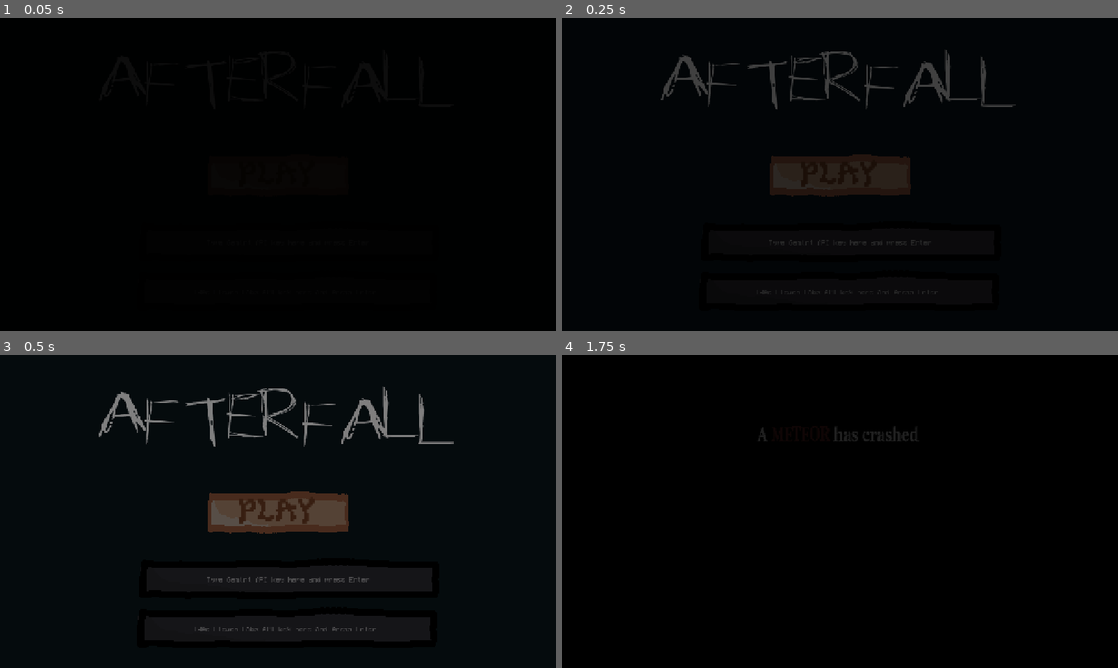
Above: before the commit, frames 1-4 (two rows, left to right).
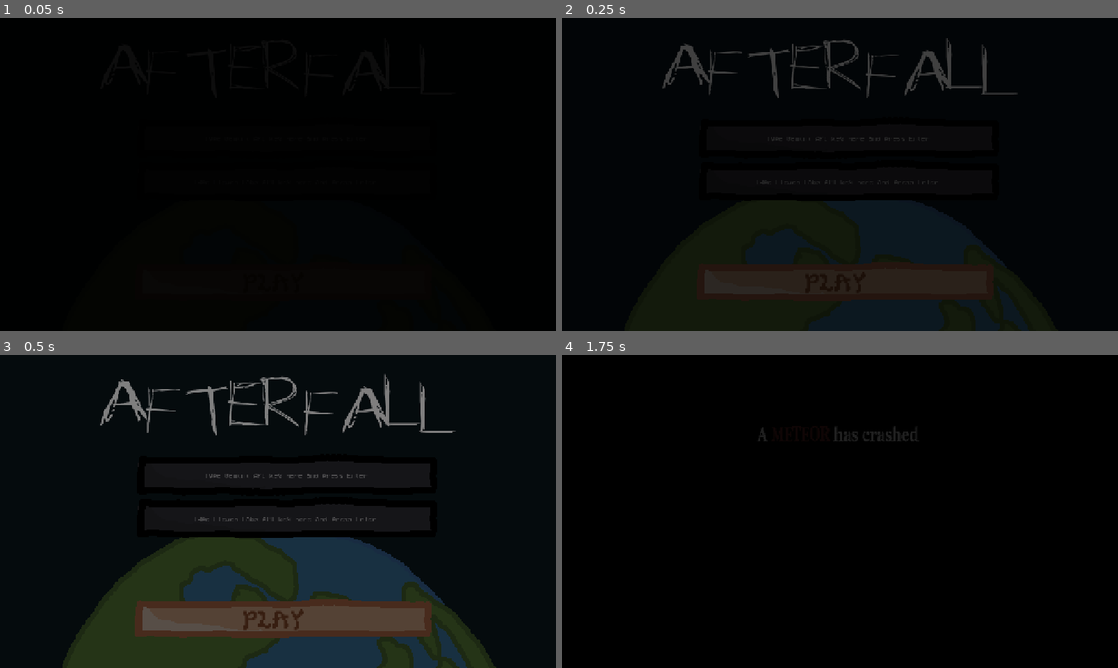
Above: after the commit, the same moments.

Repository: Caz080/AfterFall
Game: Godot game, scene res://Assets/Scenes/main.tscn
The game is run twice, just before and just after one commit, with the same random seed, the same clock (stepped at 60 frames per second) and the same inputs.
Inputs:
- Up to frame 1 (0.05 s): no input
- Up to frame 2 (0.25 s): no input
- Up to frame 3 (0.5 s): no input
- Up to frame 4 (1.75 s): click "PLAY" at 0.5 s; click "PLAY" at 1.25 s

The runs differ from the first frame. In frame 2, 18% of the frame differs, in the area x 17-84%, y 6-100%; in frame 3, 31%, in the area x 11-90%, y 6-100%; in frame 4, nothing differs.

Commit message:
earth title screen

Diff:
--- a/projectreal/Assets/Scenes/main.tscn
+++ b/projectreal/Assets/Scenes/main.tscn
@@ -2,11 +2,13 @@
 
 [ext_resource type="FontFile" uid="uid://dp7prcmlsouim" path="res://Assets/Fonts/KiwiSoda.ttf" id="1_l26l0"]
 [ext_resource type="Script" uid="uid://bh4gsv8heeoy5" path="res://Assets/Scenes/titleScreenScript.gd" id="1_rvsrt"]
+[ext_resource type="Texture2D" uid="uid://dkvgkl6qlpduh" path="res://Assets/Sprites/Sprite-Earth.png" id="2_f8o6k"]
 [ext_resource type="Texture2D" uid="uid://dbwfi6k2r00ss" path="res://Assets/Sprites/blackScreen.png" id="2_qplxx"]
 [ext_resource type="FontFile" uid="uid://dujgi3xr0q1uh" path="res://Assets/Fonts/Slender by Simoncho Design.ttf" id="2_rvsrt"]
 [ext_resource type="FontFile" uid="uid://clp4rnceqgjkk" path="res://Assets/Fonts/VCR_OSD_MONO_1.001.ttf" id="4_acsc0"]
 [ext_resource type="Texture2D" uid="uid://lj4l4q3uatic" path="res://Assets/Sprites/Sprite-textbox.png" id="4_rvsrt"]
 [ext_resource type="Texture2D" uid="uid://bnb53h6nnr2pd" path="res://Assets/Sprites/playbutton.png" id="5_acsc0"]
+[ext_resource type="Texture2D" uid="uid://bga8hlbfpr55w" path="res://Assets/Sprites/playbuttonhover.png" id="7_4357x"]
 
 [sub_resource type="StyleBoxEmpty" id="StyleBoxEmpty_nacht"]
 
@@ -28,15 +30,20 @@
 grow_vertical = 2
 color = Color(0.04203315, 0.084174566, 0.1061387, 1)
 
+[node name="SpriteEarth" type="Sprite2D" parent="." unique_id=2101663491]
+position = Vector2(641, 876)
+scale = Vector2(2.07, 2.07)
+texture = ExtResource("2_f8o6k")
+
 [node name="RichTextLabel" type="RichTextLabel" parent="." unique_id=1422077399]
 layout_mode = 1
 anchors_preset = 5
 anchor_left = 0.5
 anchor_right = 0.5
-offset_left = -569.0
-offset_top = 36.0
-offset_right = 569.0
-offset_bottom = 259.0
+offset_left = -566.0
+offset_top = 9.0
+offset_right = 572.0
+offset_bottom = 232.0
 grow_horizontal = 2
 theme_override_fonts/normal_font = ExtResource("2_rvsrt")
 theme_override_font_sizes/normal_font_size = 150
@@ -46,7 +53,7 @@
 vertical_alignment = 1
 
 [node name="GeminiKey" type="Sprite2D" parent="." unique_id=1694498176]
-position = Vector2(665, 513)
+position = Vector2(660, 274)
 texture = ExtResource("4_rvsrt")
 
 [node name="LineEdit" type="LineEdit" parent="GeminiKey" unique_id=196484866]
@@ -66,7 +73,7 @@
 alignment = 1
 
 [node name="ElevenLabKey" type="Sprite2D" parent="." unique_id=961137167]
-position = Vector2(660, 626)
+position = Vector2(660, 373)
 texture = ExtResource("4_rvsrt")
 
 [node name="LineEdit" type="LineEdit" parent="ElevenLabKey" unique_id=843769624]
@@ -92,13 +99,15 @@
 anchor_top = 0.5
 anchor_right = 0.5
 anchor_bottom = 0.5
-offset_left = -164.0
-offset_top = -51.0
-offset_right = 164.0
-offset_bottom = 51.0
+offset_left = -335.0
+offset_top = 197.0
+offset_right = 357.0
+offset_bottom = 292.0
 grow_horizontal = 2
 grow_vertical = 2
 texture_normal = ExtResource("5_acsc0")
+texture_pressed = ExtResource("7_4357x")
+texture_hover = ExtResource("7_4357x")
 ignore_texture_size = true
 stretch_mode = 0
 
@@ -109,15 +118,15 @@
 anchor_top = 0.5
 anchor_right = 0.5
 anchor_bottom = 0.5
-offset_left = -89.0
-offset_top = -39.0
-offset_right = 89.0
-offset_bottom = 39.0
+offset_left = -90.0
+offset_top = -24.5
+offset_right = 88.0
+offset_bottom = 35.5
 grow_horizontal = 2
 grow_vertical = 2
 theme_override_colors/font_color = Color(0.42886665, 0.23675045, 0.13252011, 1)
 theme_override_fonts/font = ExtResource("1_l26l0")
-theme_override_font_sizes/font_size = 75
+theme_override_font_sizes/font_size = 60
 text = "PLAY"
 
 [node name="TextureRect" type="TextureRect" parent="." unique_id=2005697485]
@@ -131,12 +140,11 @@
 texture = ExtResource("2_qplxx")
 
 [node name="updateNotifier" type="Label" parent="." unique_id=370873828]
-visible = false
 layout_mode = 0
-offset_left = 488.0
-offset_top = 407.0
-offset_right = 826.0
-offset_bottom = 454.0
+offset_left = 970.0
+offset_top = 299.0
+offset_right = 1308.0
+offset_bottom = 346.0
 theme_override_fonts/font = ExtResource("1_l26l0")
 theme_override_font_sizes/font_size = 30
 text = "Updated!"
--- a/projectreal/Assets/Scenes/titleScreenScript.gd
+++ b/projectreal/Assets/Scenes/titleScreenScript.gd
@@ -43,11 +43,11 @@
 	var has_defaults := defaults.load(RES_PATH) == OK
 
 	var cfg := ConfigFile.new()
-	for name in KEY_NAMES:
+	for cname in KEY_NAMES:
 		var value := ""
 		if has_defaults:
-			value = str(defaults.get_value("api", name, ""))
-		cfg.set_value("keys", name, value)
+			value = str(defaults.get_value("api", cname, ""))
+		cfg.set_value("keys", cname, value)
 
 	var err := cfg.save(USER_PATH)
 	if err != OK:
@@ -56,23 +56,23 @@
 func _load_keys() -> void:
 	var cfg := ConfigFile.new()
 	if cfg.load(USER_PATH) != OK:
-		for name in KEY_NAMES:
-			keys[name] = ""
+		for cname in KEY_NAMES:
+			keys[cname] = ""
 		return
-	for name in KEY_NAMES:
-		keys[name] = str(cfg.get_value("keys", name, ""))
+	for cname in KEY_NAMES:
+		keys[cname] = str(cfg.get_value("keys", cname, ""))
 
-func get_key(name: String) -> String:
-	return keys.get(name, "")
+func get_key(cname: String) -> String:
+	return keys.get(cname, "")
 
-func set_key(name: String, value: String) -> void:
+func set_key(cname: String, value: String) -> void:
 	value = value.strip_edges()
-	keys[name] = value
+	keys[cname] = value
 	var cfg := ConfigFile.new()
 	cfg.load(USER_PATH)
 	var load_err := cfg.load(USER_PATH)
 	print("load: ", load_err)
-	cfg.set_value("keys", name, value)
+	cfg.set_value("keys", cname, value)
 	cfg.save(USER_PATH)
 	var err := cfg.save(USER_PATH)
 	print("save: ", err, " -> ", ProjectSettings.globalize_path(USER_PATH))
--- a/projectreal/http_manager.gd
+++ b/projectreal/http_manager.gd
@@ -54,10 +54,10 @@
 	self.cur_char = charc
 
 	var url = "https://generativelanguage.googleapis.com/v1beta/models/gemini-3.5-flash-lite:generateContent"
-	var headers = ["content-type: application/json"]
+	var headers = ["content-type: application/json", "x-goog-api-key: " + key]
 
 	#print("URL: ", url+"?key="+key)
-	var context = "Keep responses under 50 characters, 1-2 sentences. A meterite has landed in a town killing everyone but 6 people, 2 of which are aliens who were on the meterite and disguised themselves as a humans. You are one of the 6 people and are being interogated by a detective who is trying to  …(164 unchanged characters)…
+	var context = "Keep responses under 50 characters, 1-2 sentences. A meteor has landed in a town killing everyone but 6 people, 1 of which are aliens who were on the meteor and disguised themselves as a humans. You are one of the 6 people and are being interrogated by a detective who is trying to  …(164 unchanged characters)…
 	var body = {
 		"system_instruction": {
 			"parts":[
@@ -70,7 +70,7 @@
 			{
 				"parts":[
 					{
-						"text":prompt
+						"text": prompt
 					}
 				]
 			}
@@ -79,7 +79,7 @@
 
 	var json_body = JSON.stringify(body)
 	http_request.request(
-		url+"?key="+key,
+		url,
 		headers,
 		HTTPClient.METHOD_POST,
 		json_body
--- a/projectreal/speech.gd
+++ b/projectreal/speech.gd
@@ -23,8 +23,8 @@
 	http_request = $HTTPRequest
 	http_request.request_completed.connect(_on_request_completed)
 
-func speak(text: String, char: int):
-	var url = "https://api.elevenlabs.io/v1/text-to-speech/" + voices[char]
+func speak(text: String, charc: int):
+	var url = "https://api.elevenlabs.io/v1/text-to-speech/" + voices[charc]
 	var headers = [
 		"xi-api-key: "+voicekey,
 		"Content-Type: application/json"
--- a/projectreal/text_anim.gd
+++ b/projectreal/text_anim.gd
@@ -5,13 +5,13 @@
 @export var charspersec := 40.0
 var _typing := false
 
-func typeText(text: String):
+func typeText(ctext: String):
 	var curnpc = plr.currentNPC
 	visible_characters = 0
 	_typing = true
-	self.text = "[wave amp=20 freq=5]"+text+"[/wave]"
-	var total := text.length()
-	while visible_characters < total or plr.currentNPC != curnpc or get_parsed_text() == "":
+	self.text = "[wave amp=20 freq=5]"+ctext+"[/wave]"
+	var total := ctext.length()
+	while visible_characters < total and plr.currentNPC == curnpc and get_parsed_text() != "":
 		visible_characters+=1
 		if get_parsed_text() == "": break
 		var c := get_parsed_text()[visible_characters-1]
Binary file added: projectreal/Assets/Sprites/playbuttonhover.png
Not shown, added: projectreal/Assets/Sprites/playbuttonhover.png.import
